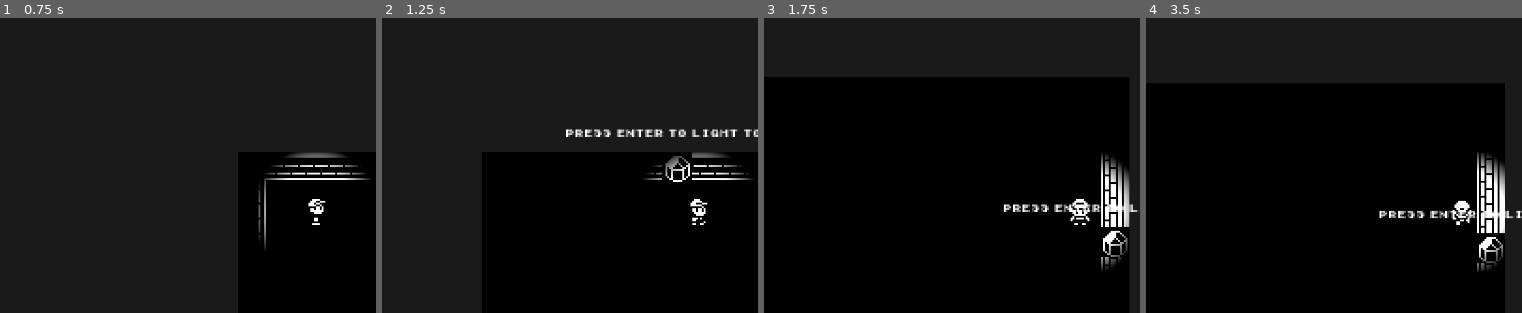
Above: before the commit, frames 1-4 (left to right).
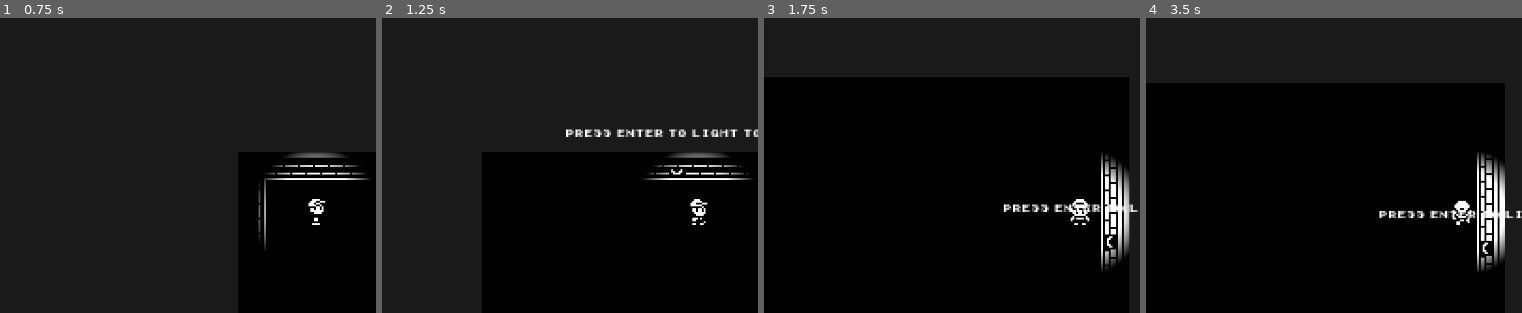
Above: after the commit, the same moments.

Repository: SimoneTomasella2002/DarkMaze
Game: Godot game, scene res://scenes/levels/debug_room0.tscn
Two runs of this game, one before a commit and one after it. Both use one fixed random seed, a clock stepped at 60 frames per second and the inputs below. This scene is started directly instead of the project's main scene.
Inputs:
- Up to frame 1 (0.75 s): tap Enter at 0.5 s; hold Right (right) from 0.53 s (still down); tap F (interact) at 0.6 s
- Up to frame 2 (1.25 s): keep holding Right (right)
- Up to frame 3 (1.75 s): tap Enter at 1.25 s; release Right (right) at 1.28 s; hold Down (down) from 1.28 s (still down); tap F (interact) at 1.35 s
- Up to frame 4 (3.5 s): tap Enter at 2 s; release Down (down) at 2.03 s; hold Right (right) 2.03-2.78 s; tap F (interact) at 2.1, 2.85 s; tap Space at 2.75 s; hold Up (up) from 2.78 s (still down)
The pictures show only the part of the screen within x 5-55%, y 16-66%; the shares and areas given below are measured in that part.

Frame 1 is identical in both runs. In frame 2, 0.4% of the frame differs, in the area x 74-83%, y 45-56%; in frame 3, 0.5%; in frame 4, 0.5%, in the area x 88-96%, y 72-84%.

Commit message:
Added unlit wall torches, WIP on particle effect when player lights it up

Diff:
--- a/entities/world/torches/down_facing_torch.tscn
+++ b/entities/world/torches/down_facing_torch.tscn
@@ -20,9 +20,9 @@
 atlas = ExtResource("1_n7dwt")
 region = Rect2(48, 128, 16, 16)
 
-[sub_resource type="AtlasTexture" id="AtlasTexture_ij3cv"]
+[sub_resource type="AtlasTexture" id="AtlasTexture_nrbf7"]
 atlas = ExtResource("1_n7dwt")
-region = Rect2(80, 256, 16, 16)
+region = Rect2(160, 336, 16, 16)
 
 [sub_resource type="SpriteFrames" id="SpriteFrames_00yil"]
 animations = [{
@@ -45,7 +45,7 @@
 }, {
 "frames": [{
 "duration": 1.0,
-"texture": SubResource("AtlasTexture_ij3cv")
+"texture": SubResource("AtlasTexture_nrbf7")
 }],
 "loop": true,
 "name": &"unlit",
--- a/entities/world/torches/left_facing_torch.tscn
+++ b/entities/world/torches/left_facing_torch.tscn
@@ -20,9 +20,9 @@
 atlas = ExtResource("1_cq5x0")
 region = Rect2(48, 144, 16, 16)
 
-[sub_resource type="AtlasTexture" id="AtlasTexture_7mlm0"]
+[sub_resource type="AtlasTexture" id="AtlasTexture_3y4fe"]
 atlas = ExtResource("1_cq5x0")
-region = Rect2(80, 256, 16, 16)
+region = Rect2(176, 336, 16, 16)
 
 [sub_resource type="SpriteFrames" id="SpriteFrames_t4e8d"]
 animations = [{
@@ -45,7 +45,7 @@
 }, {
 "frames": [{
 "duration": 1.0,
-"texture": SubResource("AtlasTexture_7mlm0")
+"texture": SubResource("AtlasTexture_3y4fe")
 }],
 "loop": true,
 "name": &"unlit",
--- a/entities/world/torches/right_facing_torch.tscn
+++ b/entities/world/torches/right_facing_torch.tscn
@@ -20,9 +20,9 @@
 atlas = ExtResource("1_e6yxj")
 region = Rect2(48, 112, 16, 16)
 
-[sub_resource type="AtlasTexture" id="AtlasTexture_rldkj"]
+[sub_resource type="AtlasTexture" id="AtlasTexture_88mma"]
 atlas = ExtResource("1_e6yxj")
-region = Rect2(80, 256, 16, 16)
+region = Rect2(144, 336, 16, 16)
 
 [sub_resource type="SpriteFrames" id="SpriteFrames_eyw8q"]
 animations = [{
@@ -45,7 +45,7 @@
 }, {
 "frames": [{
 "duration": 1.0,
-"texture": SubResource("AtlasTexture_rldkj")
+"texture": SubResource("AtlasTexture_88mma")
 }],
 "loop": true,
 "name": &"unlit",
--- a/entities/world/torches/up_facing_torch.tscn
+++ b/entities/world/torches/up_facing_torch.tscn
@@ -20,9 +20,9 @@
 atlas = ExtResource("1_nhrnn")
 region = Rect2(48, 96, 16, 16)
 
-[sub_resource type="AtlasTexture" id="AtlasTexture_3ljkw"]
+[sub_resource type="AtlasTexture" id="AtlasTexture_nxpml"]
 atlas = ExtResource("1_nhrnn")
-region = Rect2(80, 256, 16, 16)
+region = Rect2(128, 336, 16, 16)
 
 [sub_resource type="SpriteFrames" id="SpriteFrames_ec4kq"]
 animations = [{
@@ -45,7 +45,7 @@
 }, {
 "frames": [{
 "duration": 1.0,
-"texture": SubResource("AtlasTexture_3ljkw")
+"texture": SubResource("AtlasTexture_nxpml")
 }],
 "loop": true,
 "name": &"unlit",
--- a/scenes/levels/tile_map/tile_map.tres
+++ b/scenes/levels/tile_map/tile_map.tres
@@ -405,6 +405,10 @@
 6:21/0 = 0
 7:21/0 = 0
 0:0/0 = 0
+8:21/0 = 0
+9:21/0 = 0
+10:21/0 = 0
+11:21/0 = 0
 
 [resource]
 physics_layer_0/collision_layer = 1
Binary file changed: assets/tilesets/PixelPackTOPDOWN1BIT.png
